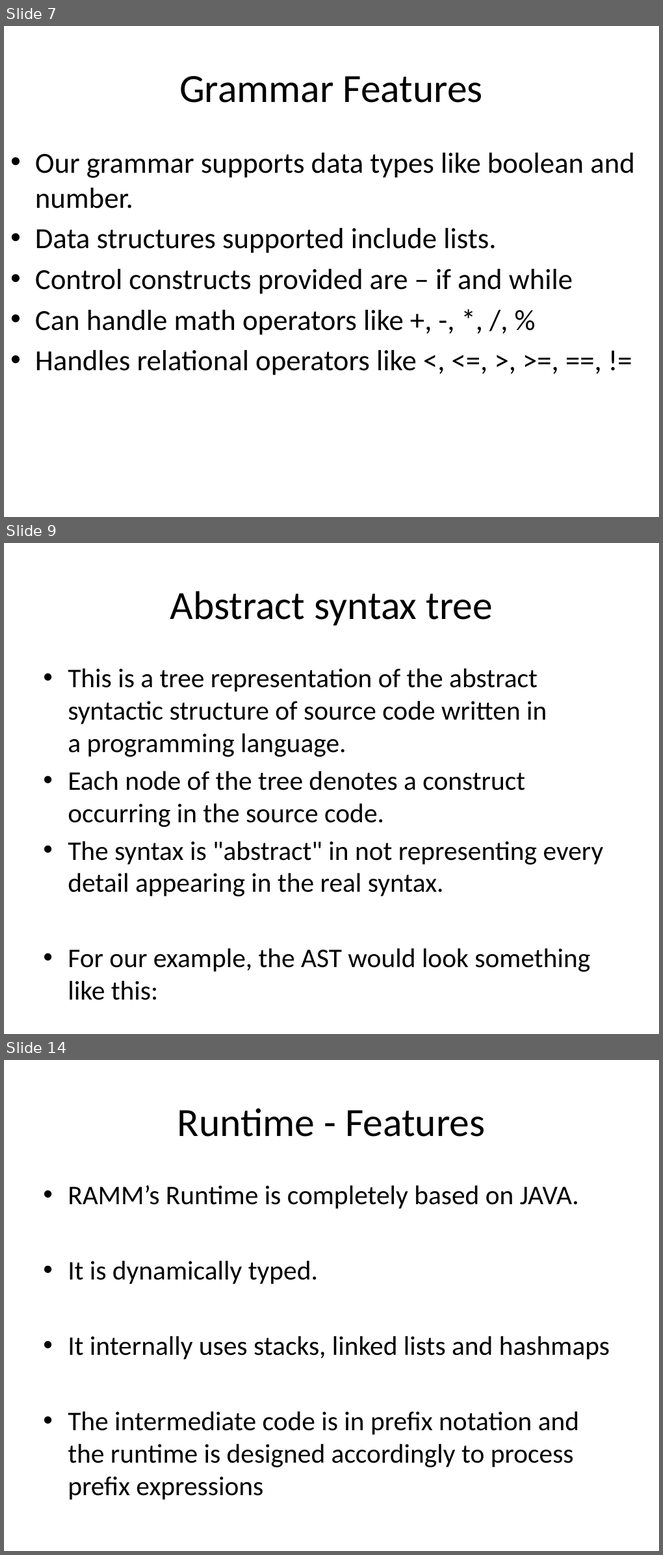
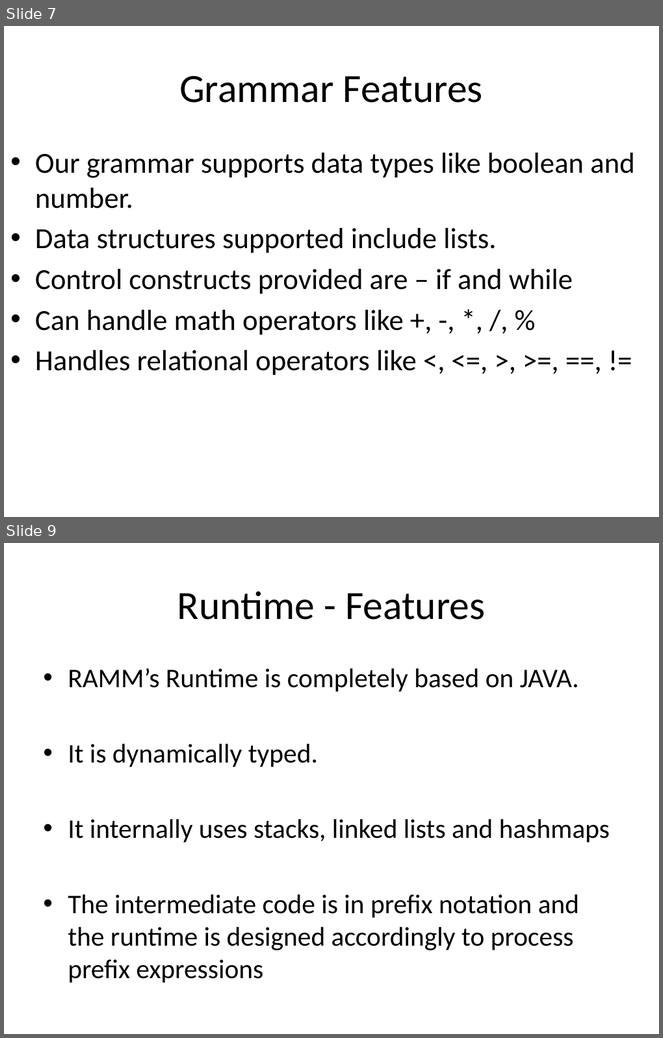
Before and after one commit to kazekagegaara/ramm, a slide deck: doc/Design.pptx. Shown one above the other, each under a label of ours: slides 7, 9 and 14 before the commit, slides 7 and 9 after it; the slides between them are not shown. The pictures are 663x1555 and 663x1038 pixels, drawn with LibreOffice and Linux fonts; fonts in the diff are those of the drawing. Boxes give left, top, right and bottom in pixels: in the first picture for what was removed or moved away, otherwise in the second. Text is boxed around its words. In the diff, an @@ line names an element or a change of style, - is before the commit and + after.

```diff
--- a/doc/Design.pptx
+++ b/doc/Design.pptx
@@ slide 9 removed at (x1=4, y1=543, x2=659, y2=1034), background #FFFFFF @@
@@ title removed at (x1=170, y1=591, x2=493, y2=626) @@
-Abstract syntax tree
@@ text removed at (x1=68, y1=668, x2=604, y2=972) @@
-• This is a tree representation of the abstract syntactic structure of source code written in a programming language.
-• Each node of the tree denotes a construct occurring in the source code.
-• The syntax is "abstract" in not representing every detail appearing in the real syntax.
-• For our example, the AST would look something like this:
@@ what was slide 14 is now slide 9 @@
```
Also in this commit, not shown: 1 slide changed, 1 slide added, 6 other slides removed, 1 other file.
